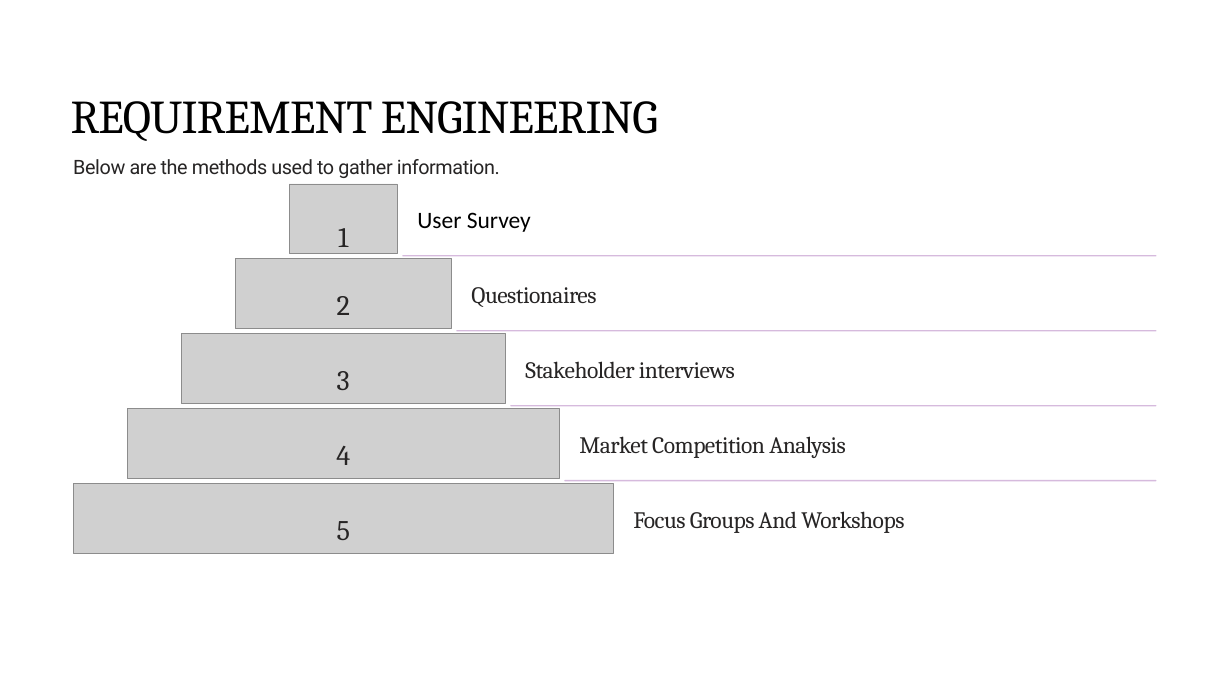
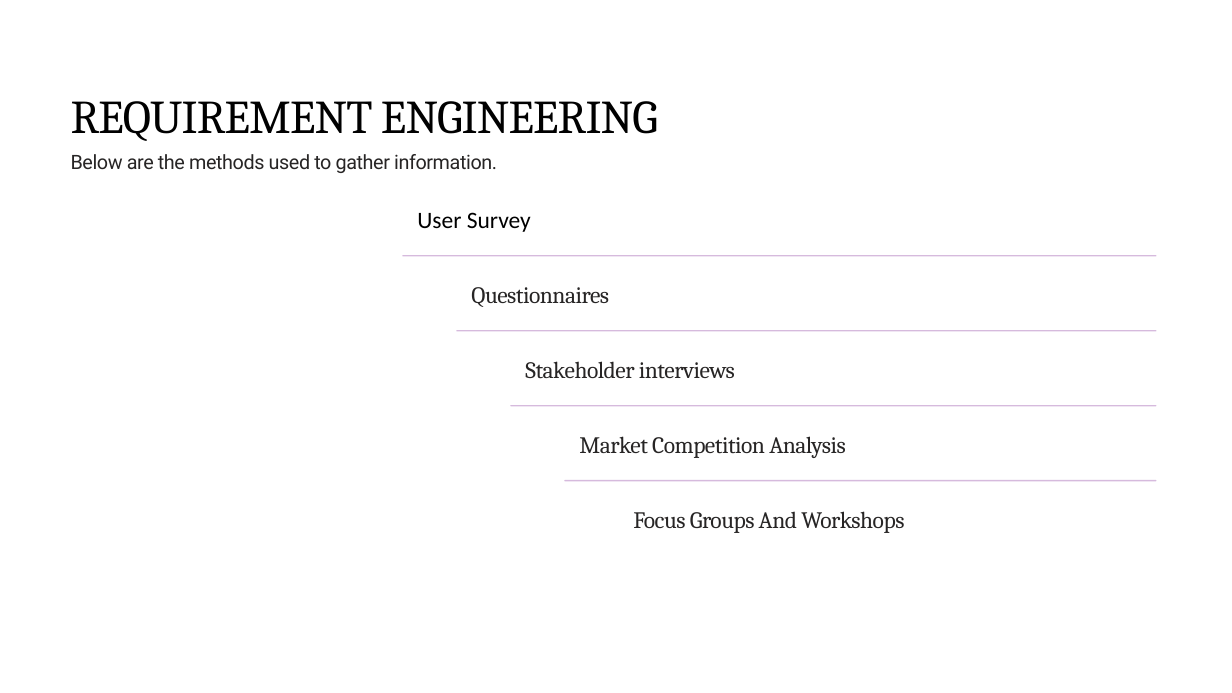
Before and after one commit to Pascaline-sudo/Group_1, a slide deck: slide 9 of Task 1 Powerpoint.pptx (slide 10 before the commit). Drawn at 1232x693 pixels with LibreOffice and Linux fonts; fonts in the diff are those of the drawing; grey boxes stand for pictures; background and template pictures are left out. Boxes give left, top, right and bottom in pixels: in the first picture for what was removed or moved away, otherwise in the second. Text is boxed around its words. In the diff, an @@ line names an element or a change of style, - is before the commit and + after.

```diff
--- a/Task 1 Powerpoint.pptx
+++ b/Task 1 Powerpoint.pptx
@@ text "Below are the methods used ...": place and size @@
-text "Below are the methods used ..." at bbox=[73, 159, 500, 178]
+text "Below are the methods used ..." at bbox=[71, 154, 497, 173]
@@ picture removed at bbox=[290, 184, 397, 254] @@
@@ text removed at bbox=[338, 228, 348, 254] @@
-1
@@ picture removed at bbox=[236, 259, 452, 329] @@
@@ text removed at bbox=[337, 296, 350, 315] @@
-2
@@ text at bbox=[471, 287, 609, 307]: text changed @@
-Questionaires
+Questionnaires
@@ picture removed at bbox=[181, 334, 505, 404] @@
@@ text removed at bbox=[337, 371, 350, 390] @@
-3
@@ picture removed at bbox=[127, 409, 559, 479] @@
@@ text removed at bbox=[336, 446, 350, 465] @@
-4
@@ picture removed at bbox=[73, 484, 613, 554] @@
@@ text removed at bbox=[337, 521, 350, 540] @@
-5
```
Also in this commit, not shown: 8 other slides changed, 2 slides added, 3 slides removed.
